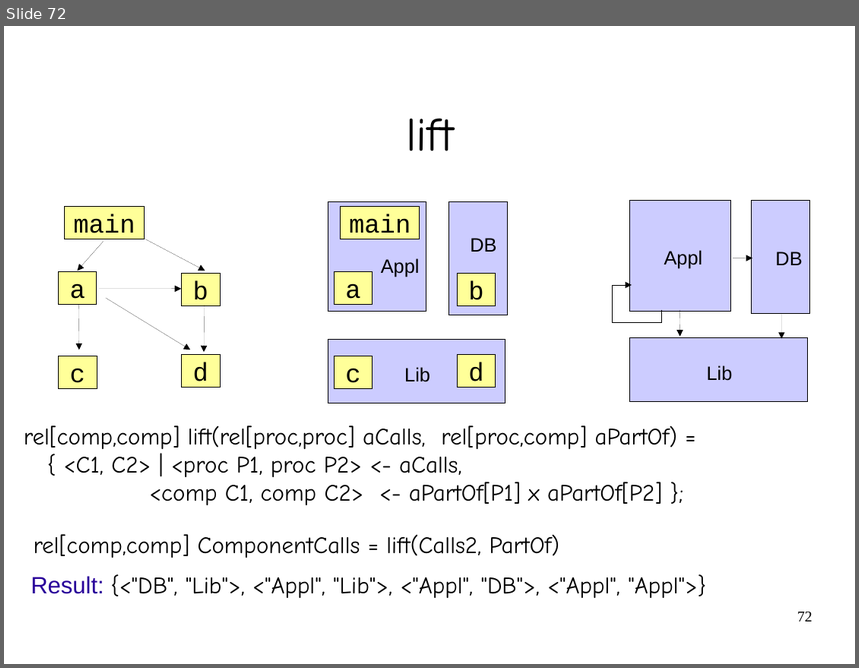
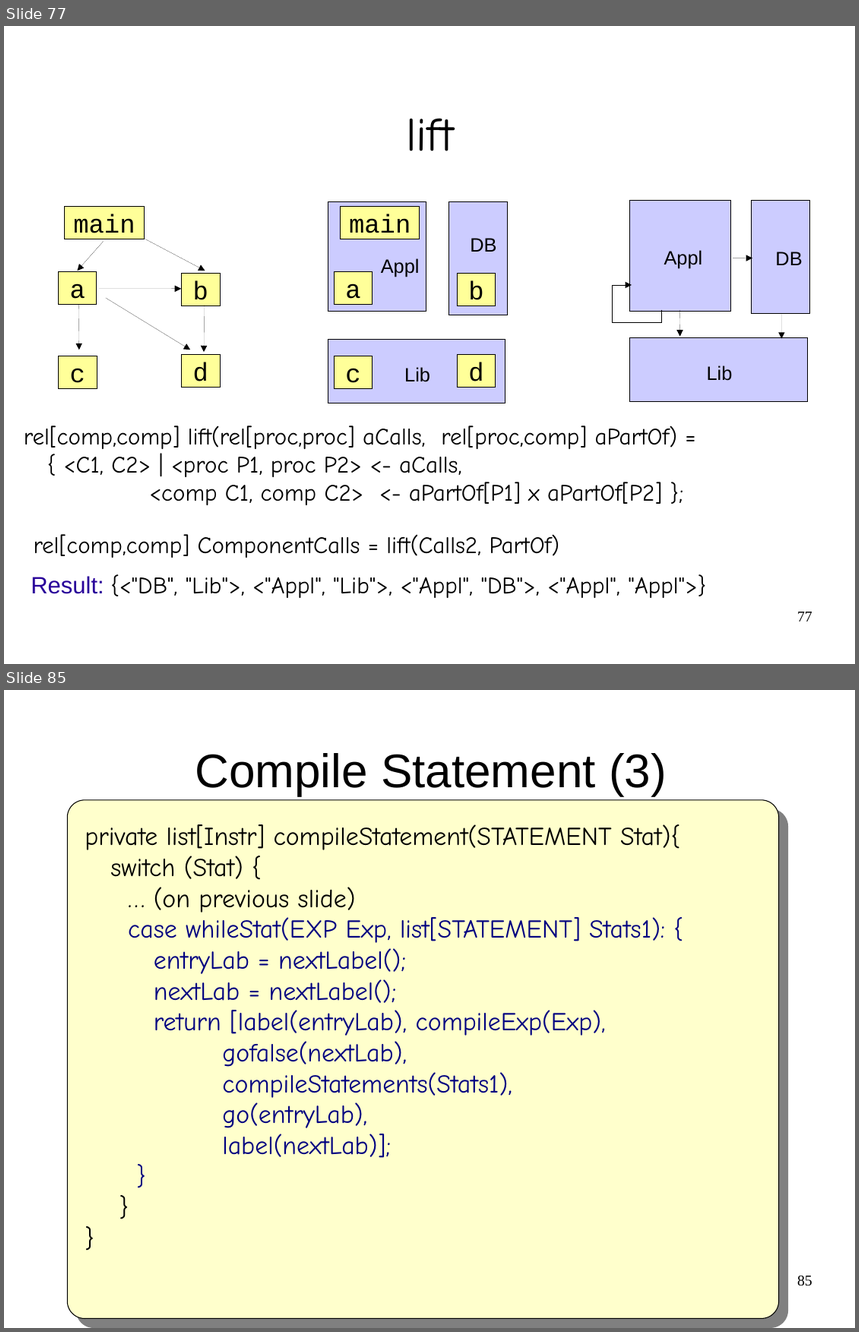
Before and after one commit to cwi-swat/meta-environment, a slide deck: meta-doc/analysis/rascal-slides/rascal-slides.odp. Shown one above the other, each under a label of ours: slide 72 before the commit, slides 77 and 85 after it; the slides between them are not shown. The pictures are 859x668 and 859x1332 pixels, drawn with LibreOffice and Linux fonts; fonts in the diff are those of the drawing; background and template pictures are left out. Boxes give left, top, right and bottom in pixels: in the first picture for what was removed or moved away, otherwise in the second. Text is boxed around its words. In the diff, an @@ line names an element or a change of style, - is before the commit and + after.

```diff
--- a/meta-doc/analysis/rascal-slides/rascal-slides.odp
+++ b/meta-doc/analysis/rascal-slides/rascal-slides.odp
@@ slide 85 added at <box>4,690,855,1328</box>, background #FFFFFF @@
@@ title added at <box>195,753,667,796</box>, 44 pt, text #000000 @@
+Compile Statement (3)
@@ rounded rectangle added at <box>67,800,779,1319</box>, fill #FFFFCC, outline #000000 0.74 pt @@
@@ text added at <box>85,825,680,1158</box>, 24 pt, text #000080 @@
+private list[Instr] compileStatement(STATEMENT Stat){
+switch (Stat) {
+… (on previous slide)
+case whileStat(EXP Exp, list[STATEMENT] Stats1): {
+entryLab = nextLabel();
+nextLab = nextLabel();
+return [label(entryLab), compileExp(Exp),
+gofalse(nextLab),
+compileStatements(Stats1),
+go(entryLab),
+label(nextLab)];
+}
+}
+}
@@ page number added at <box>797,1276,813,1287</box>, 14 pt, text #000000 @@
+85
@@ what was slide 72 is now slide 77 @@
@@ page number at <box>797,612,813,622</box>: text changed @@
-72
+77
```
Also in this commit, not shown: 9 slides changed, 18 other slides added.
